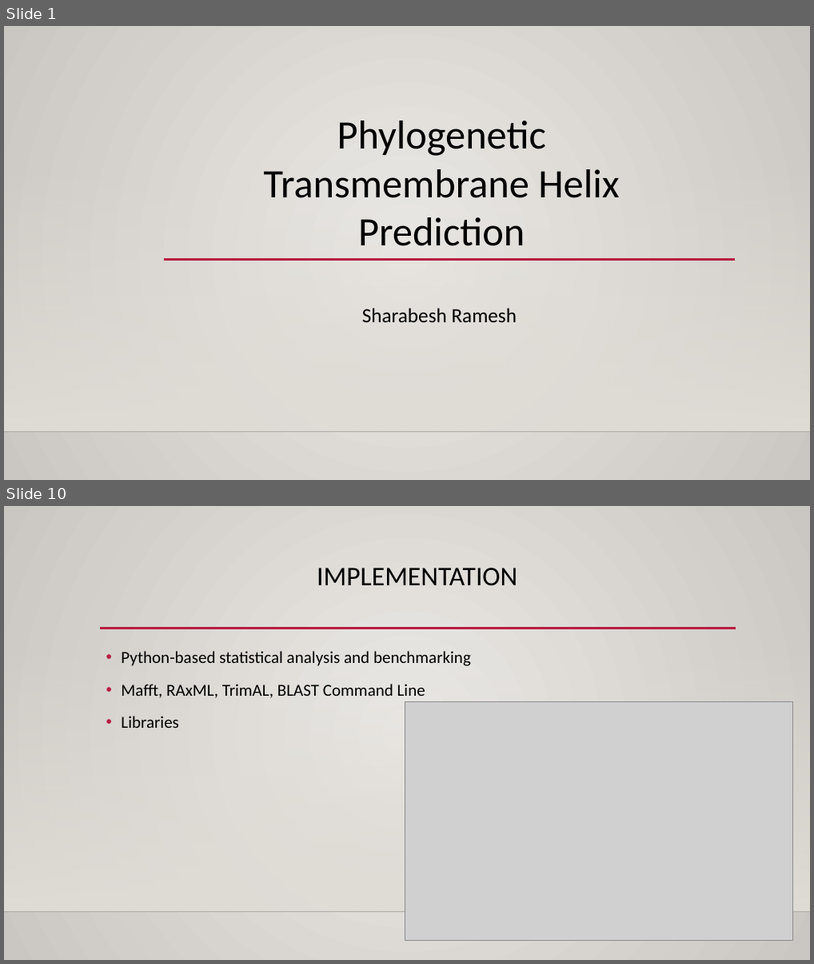
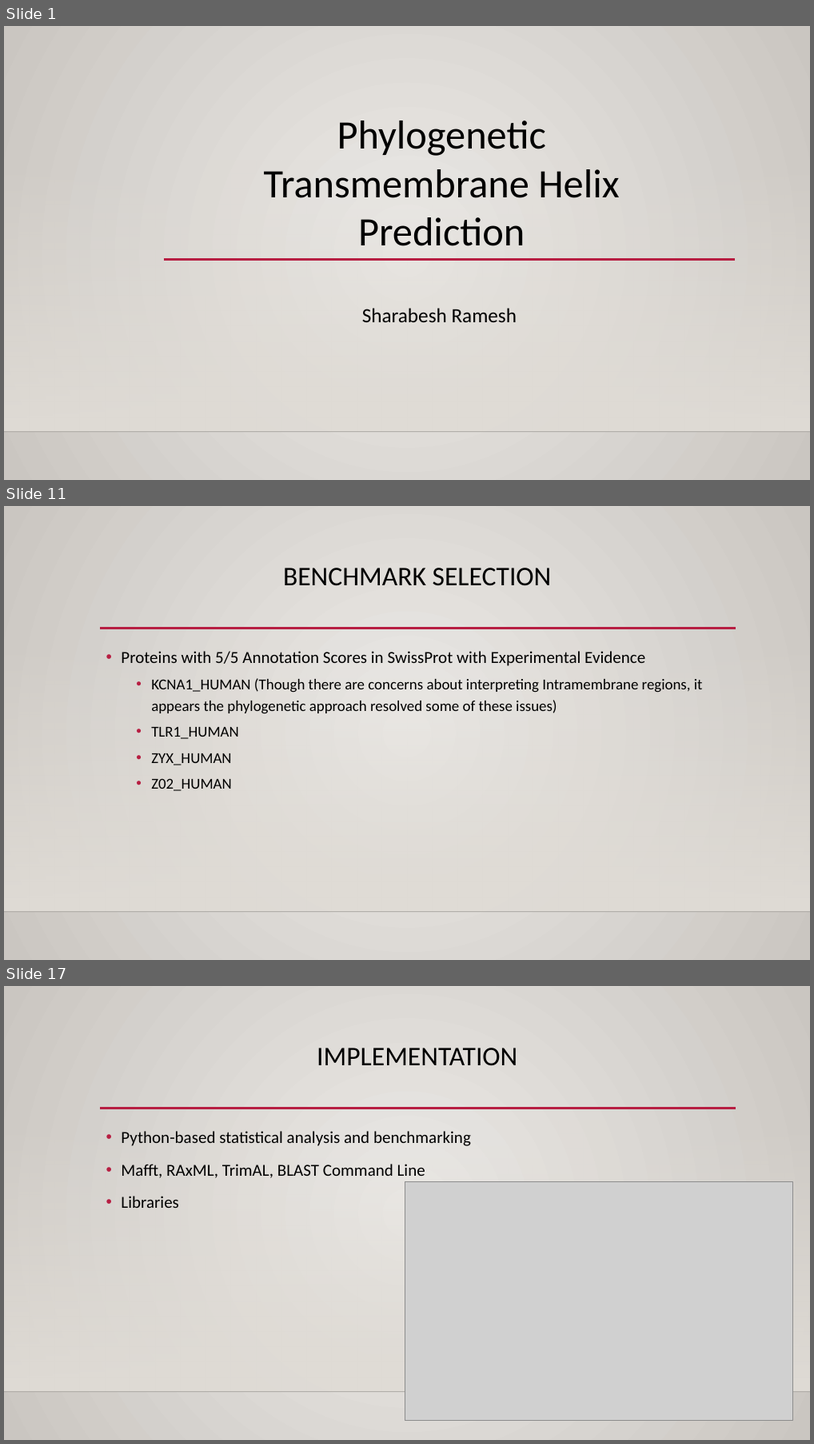
Before and after one commit to Sharabesh/Phylogenomics, a slide deck: Presentation/PresentationImage.pptx. Shown one above the other, each under a label of ours: slides 1 and 10 before the commit, slides 1, 11 and 17 after it; the slides between them are not shown. The pictures are 814x964 and 814x1444 pixels, drawn with LibreOffice and Linux fonts; fonts in the diff are those of the drawing; grey boxes stand for pictures; background and template pictures are left out. Boxes give left, top, right and bottom in pixels: in the first picture for what was removed or moved away, otherwise in the second. Text is boxed around its words. In the diff, an @@ line names an element or a change of style, - is before the commit and + after.

```diff
--- a/Presentation/PresentationImage.pptx
+++ b/Presentation/PresentationImage.pptx
@@ slide 11 added at bbox=[4, 506, 810, 960], background gradient #ECEAE7 to #CAC7C1; not listed: 3 template elements that a slide beside it also shows @@
@@ title added at bbox=[283, 568, 552, 586], 32 pt, text #000000 @@
+BENCHMARK SELECTION
@@ text added at bbox=[121, 651, 703, 791], 18 pt, text #000000 @@
+• Proteins with 5/5 Annotation Scores in SwissProt with Experimental Evidence
+  • KCNA1_HUMAN (Though there are concerns about interpreting Intramembrane regions, it appears the phylogenetic approach resolved some of these issues)
+  • TLR1_HUMAN
+  • ZYX_HUMAN
+  • Z02_HUMAN
@@ what was slide 10 is now slide 17 @@
```
Also in this commit, not shown: 9 slides changed, 6 other slides added, 45 other files.
